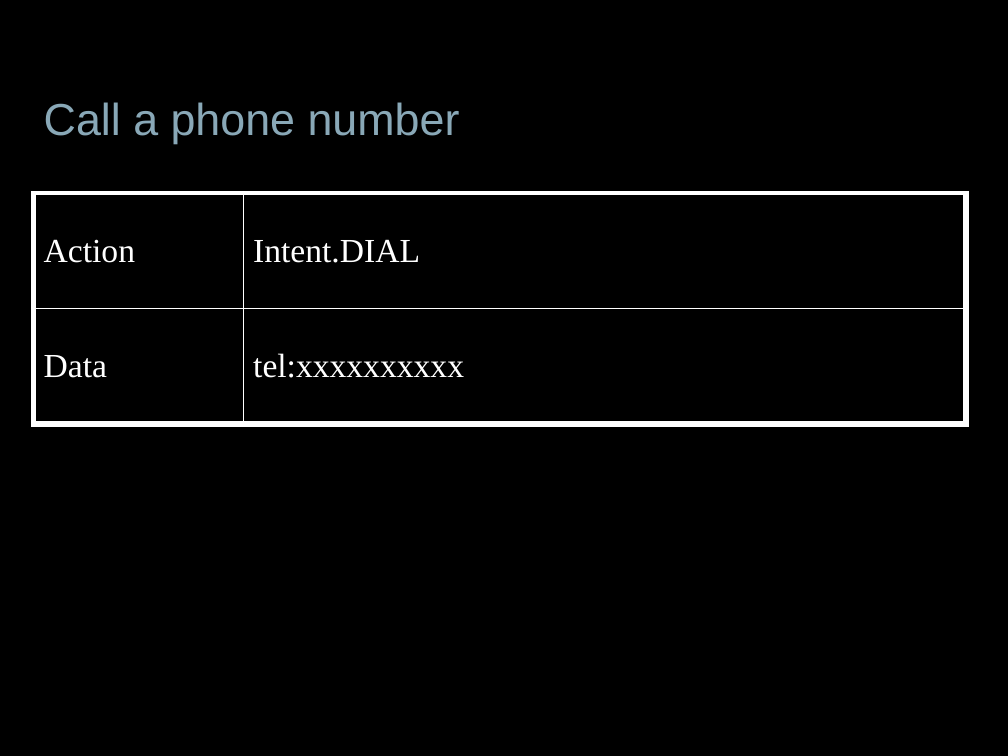
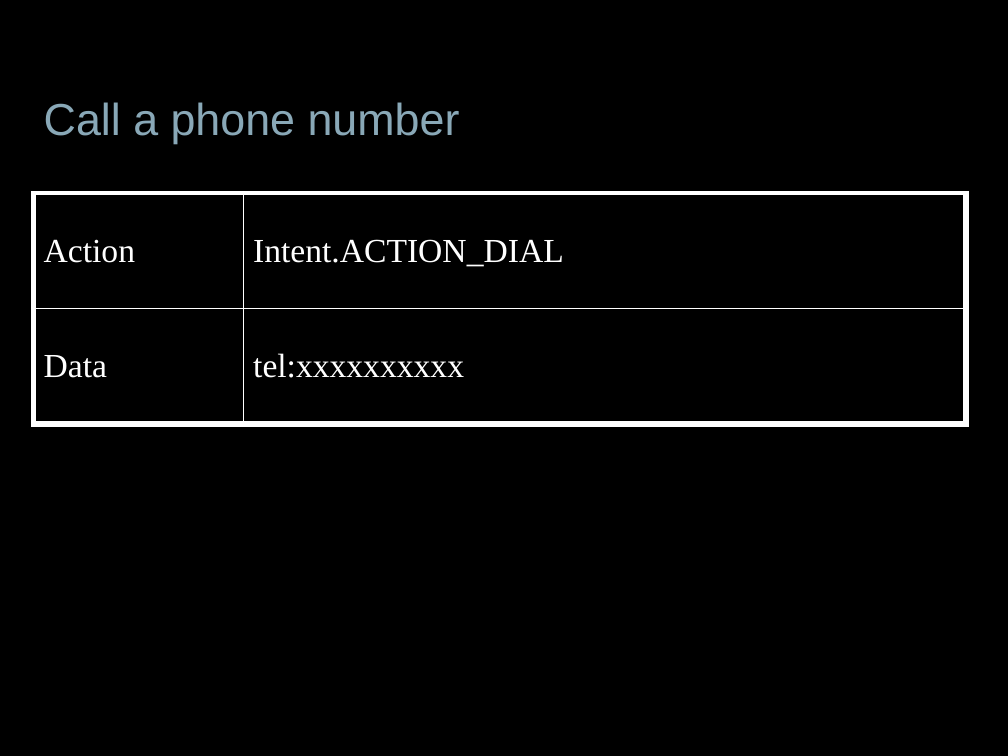
Before and after one commit to jessitron/Tronsmit, a slide deck: slide 17 of presentations/DevTeach-Intents.pptx. Drawn at 1008x756 pixels with LibreOffice and Linux fonts; fonts in the diff are those of the drawing; background and template pictures are left out. Boxes give left, top, right and bottom in pixels: in the first picture for what was removed or moved away, otherwise in the second. Text is boxed around its words. In the diff, an @@ line names an element or a change of style, - is before the commit and + after.

```diff
--- a/presentations/DevTeach-Intents.pptx
+++ b/presentations/DevTeach-Intents.pptx
@@ table at [33, 194, 966, 424] @@
-row 1, column 2: Intent.DIAL
+row 1, column 2: Intent.ACTION_DIAL
```
Also in this commit, not shown: 7 other files.
